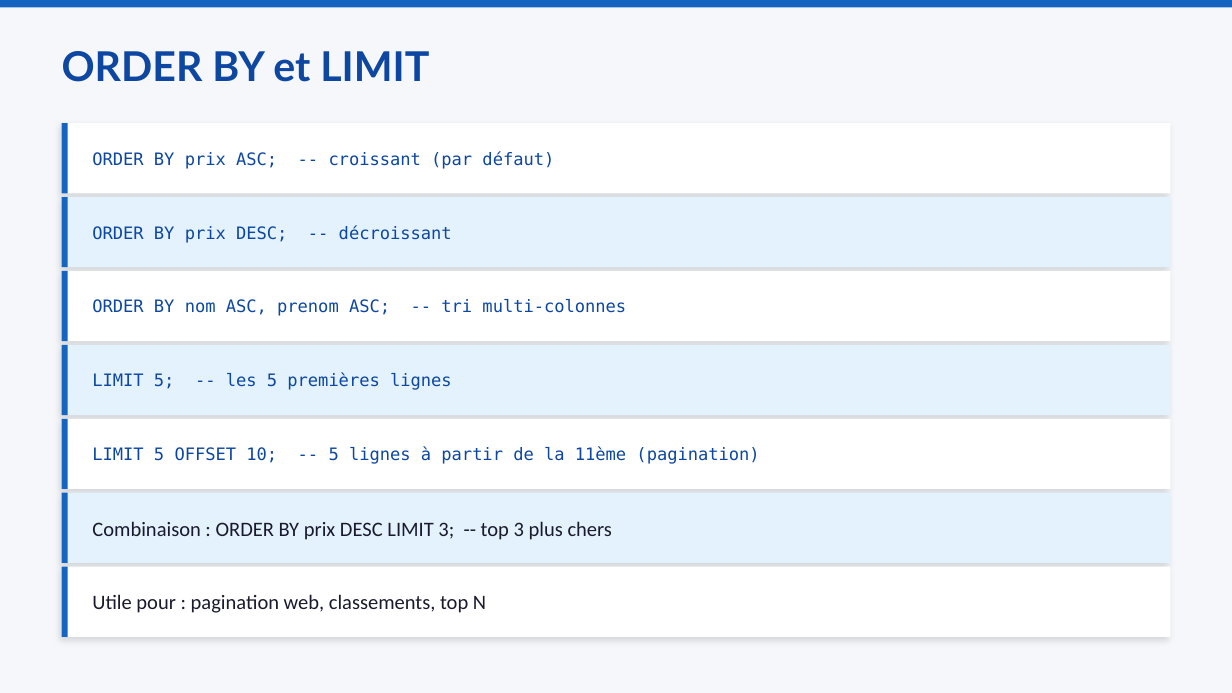
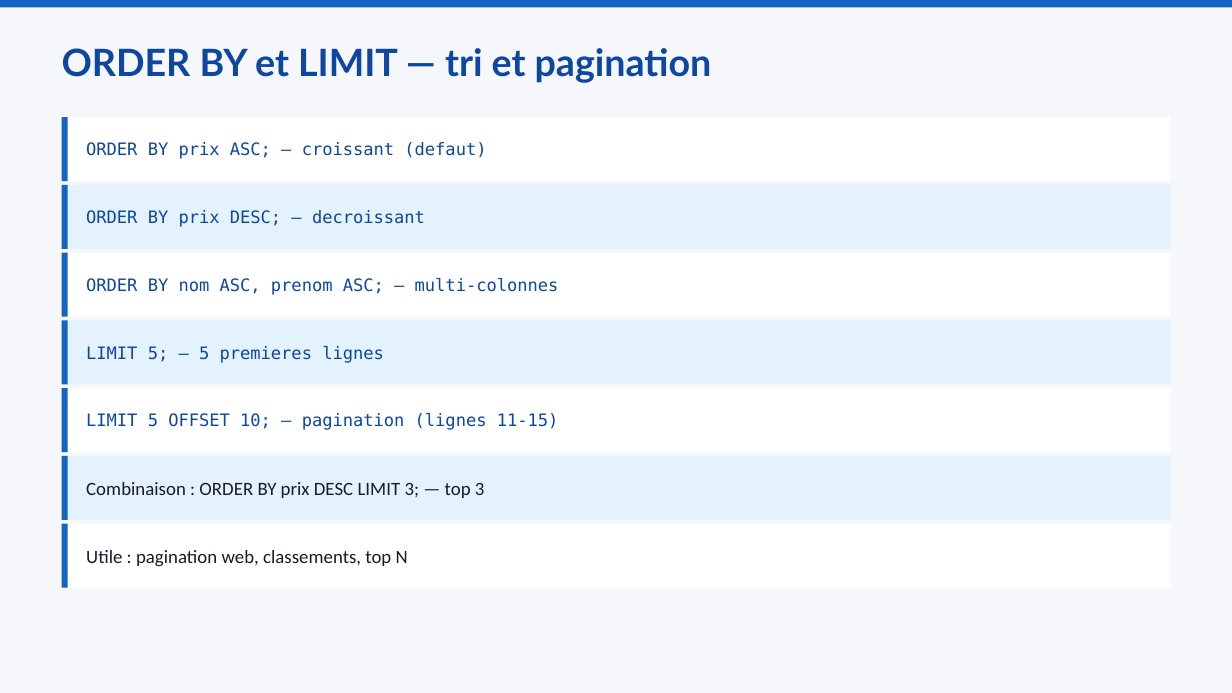
Before and after one commit to mbiTati/unit4_gamifie, a slide deck: slide 4 of pptx/Module12_SELECT_filtrage_et_tri.pptx. Drawn at 1232x693 pixels with LibreOffice and Linux fonts; fonts in the diff are those of the drawing. Boxes give left, top, right and bottom in pixels: in the first picture for what was removed or moved away, otherwise in the second. Text is boxed around its words. In the diff, an @@ line names an element or a change of style, - is before the commit and + after.

```diff
--- a/pptx/Module12_SELECT_filtrage_et_tri.pptx
+++ b/pptx/Module12_SELECT_filtrage_et_tri.pptx
@@ text at bbox=[62, 48, 712, 83]: text changed; size 24 to 22 pt @@
-ORDER BY et LIMIT
+ORDER BY et LIMIT — tri et pagination
@@ rectangle: place and size @@
-rectangle at bbox=[62, 123, 1170, 193]
+rectangle at bbox=[62, 117, 1170, 181]
@@ rectangle: place and size @@
-rectangle at bbox=[62, 123, 68, 193]
+rectangle at bbox=[62, 117, 68, 181]
@@ text at bbox=[86, 142, 486, 159]: text changed @@
-ORDER BY prix ASC; -- croissant (par défaut)
+ORDER BY prix ASC; — croissant (defaut)
@@ rectangle: place and size @@
-rectangle at bbox=[62, 197, 1170, 267]
+rectangle at bbox=[62, 185, 1170, 249]
@@ rectangle: place and size @@
-rectangle at bbox=[62, 197, 68, 267]
+rectangle at bbox=[62, 185, 68, 249]
@@ text at bbox=[86, 210, 425, 227]: text changed @@
-ORDER BY prix DESC; -- décroissant
+ORDER BY prix DESC; — decroissant
@@ rectangle: place and size @@
-rectangle at bbox=[62, 271, 1170, 341]
+rectangle at bbox=[62, 253, 1170, 317]
@@ rectangle: place and size @@
-rectangle at bbox=[62, 271, 68, 341]
+rectangle at bbox=[62, 253, 68, 317]
@@ text at bbox=[86, 278, 559, 295]: text changed @@
-ORDER BY nom ASC, prenom ASC; -- tri multi-colonnes
+ORDER BY nom ASC, prenom ASC; — multi-colonnes
@@ rectangle: place and size @@
-rectangle at bbox=[62, 345, 1170, 415]
+rectangle at bbox=[62, 320, 1170, 384]
@@ rectangle: place and size @@
-rectangle at bbox=[62, 345, 68, 415]
+rectangle at bbox=[62, 320, 68, 384]
@@ text at bbox=[86, 346, 384, 363]: text changed @@
-LIMIT 5; -- les 5 premières lignes
+LIMIT 5; — 5 premieres lignes
@@ rectangle: place and size @@
-rectangle at bbox=[62, 419, 1170, 489]
+rectangle at bbox=[62, 388, 1170, 452]
@@ rectangle: place and size @@
-rectangle at bbox=[62, 419, 68, 489]
+rectangle at bbox=[62, 388, 68, 452]
@@ text at bbox=[86, 413, 559, 430]: text changed @@
-LIMIT 5 OFFSET 10; -- 5 lignes à partir de la 11ème (pagination)
+LIMIT 5 OFFSET 10; — pagination (lignes 11-15)
@@ rectangle: place and size @@
-rectangle at bbox=[62, 493, 1170, 563]
+rectangle at bbox=[62, 456, 1170, 520]
@@ rectangle: place and size @@
-rectangle at bbox=[62, 493, 68, 563]
+rectangle at bbox=[62, 456, 68, 520]
@@ text at bbox=[86, 482, 485, 498]: text changed; size 12 to 11 pt @@
-Combinaison : ORDER BY prix DESC LIMIT 3; -- top 3 plus chers
+Combinaison : ORDER BY prix DESC LIMIT 3; — top 3
@@ shadow off in 7 elements at bbox=[62, 117, 1170, 181], bbox=[62, 185, 1170, 249], bbox=[62, 253, 1170, 317], bbox=[62, 320, 1170, 384], bbox=[62, 388, 1170, 452], bbox=[62, 456, 1170, 520], bbox=[62, 524, 1170, 588] @@
@@ rectangle: place and size @@
-rectangle at bbox=[62, 567, 1170, 637]
+rectangle at bbox=[62, 524, 1170, 588]
@@ rectangle: place and size @@
-rectangle at bbox=[62, 567, 68, 637]
+rectangle at bbox=[62, 524, 68, 588]
@@ text at bbox=[86, 550, 408, 566]: text changed; size 12 to 11 pt @@
-Utile pour : pagination web, classements, top N
+Utile : pagination web, classements, top N
```
Also in this commit, not shown: 4 other slides changed, 5 slides added, 3 slides removed, 8 other files.
